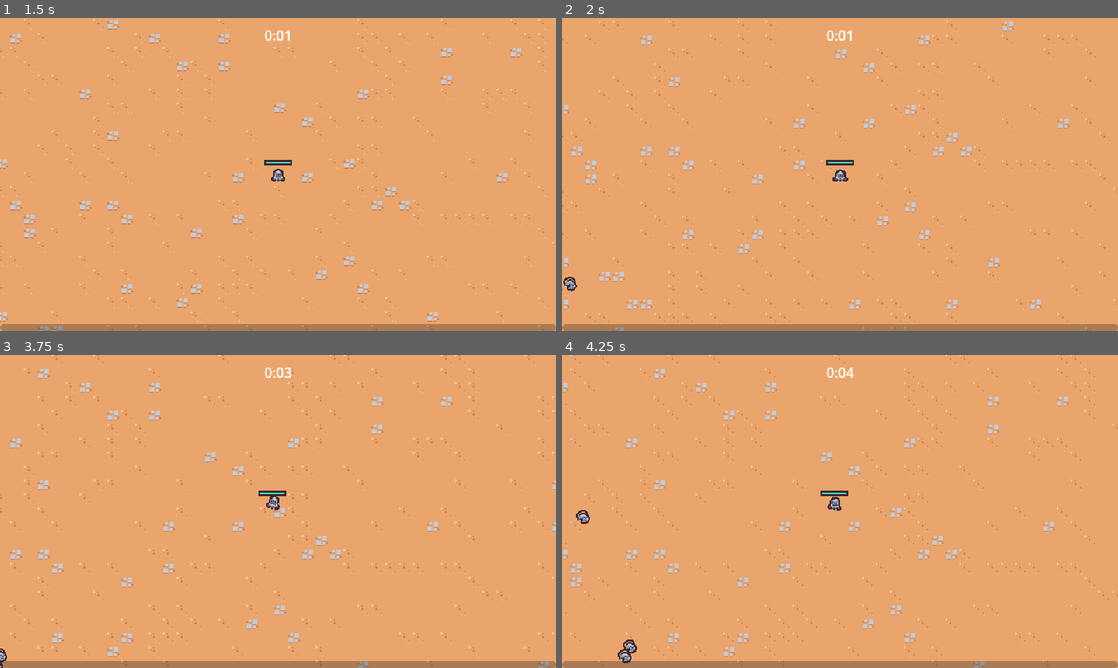
Above: before the commit, frames 1-4 (two rows, left to right).
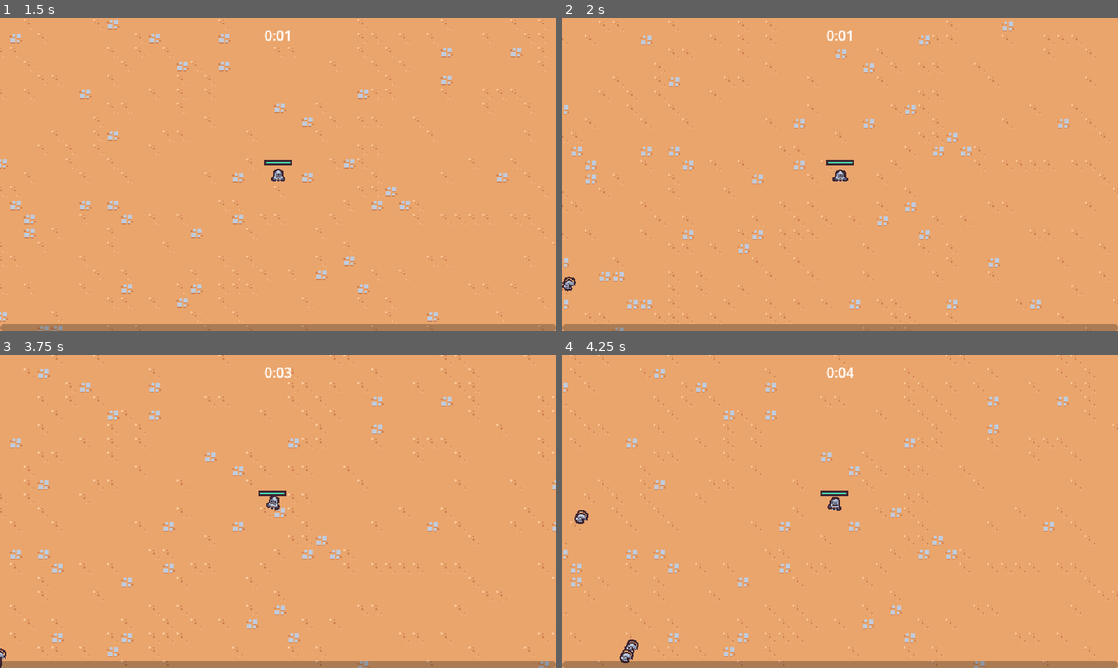
Above: after the commit, the same moments.

Repository: mc-carthy/gdSurvivors
Game: Godot game, scene res://scenes/main/main.tscn
The game is run twice, just before and just after one commit, with the same random seed, the same clock (stepped at 60 frames per second) and the same inputs.
Inputs (mouse positions are in pixels of both pictures, inside the frame that each line leads up to):
- Up to frame 1 (1.5 s): move the mouse to (400, 158) at 0.52 s; press the mouse at (400, 158) at 0.53 s; hold D (move_right) 0.53-1.28 s; move the mouse to (166, 190) at 1.27 s; release the mouse at (166, 190) at 1.28 s; hold S (move_down) from 1.28 s (still down); click (166, 190) at 1.35 s
- Up to frame 2 (2 s): keep holding S (move_down)
- Up to frame 3 (3.75 s): move the mouse to (333, 442) at 2.02 s; release S (move_down) at 2.03 s; press the mouse at (333, 442) at 2.03 s; hold D (move_right) 2.03-2.78 s; move the mouse to (250, 574) at 2.77 s; release the mouse at (250, 574) at 2.78 s; hold W (move_up) 2.78-3.53 s; click (250, 574) at 2.85 s; move the mouse to (444, 558) at 3.52 s; press the mouse at (444, 558) at 3.53 s; hold A (move_left) from 3.53 s (still down)
- Up to frame 4 (4.25 s): keep holding A (move_left)

Frame 1 is identical in both runs. In frame 2, less than 0.1% of the frame differs, in the area x 0-3%, y 82-88%; in frame 3, less than 0.1%; in frame 4, 0.2%, in the area x 2-14%, y 49-99%.

Commit message:
Set basic enemy face direction based on movement

Diff:
--- a/scenes/game_object/basic_enemy/basic_enemy.gd
+++ b/scenes/game_object/basic_enemy/basic_enemy.gd
@@ -3,11 +3,16 @@
 const MAX_SPEED = 40
 
 @onready var health_component: HealthComponent = $HealthComponent
+@onready var visuals: Node2D = $Visuals
 
 func _process(_delta: float) -> void:
 	var direction = get_direction_to_player()
 	velocity = direction * MAX_SPEED
 	move_and_slide()
+
+	var move_sign = sign(velocity.x)
+	if move_sign != 0:
+		visuals.scale = Vector2(-move_sign, 1)
 
 
 func get_direction_to_player() -> Vector2:
